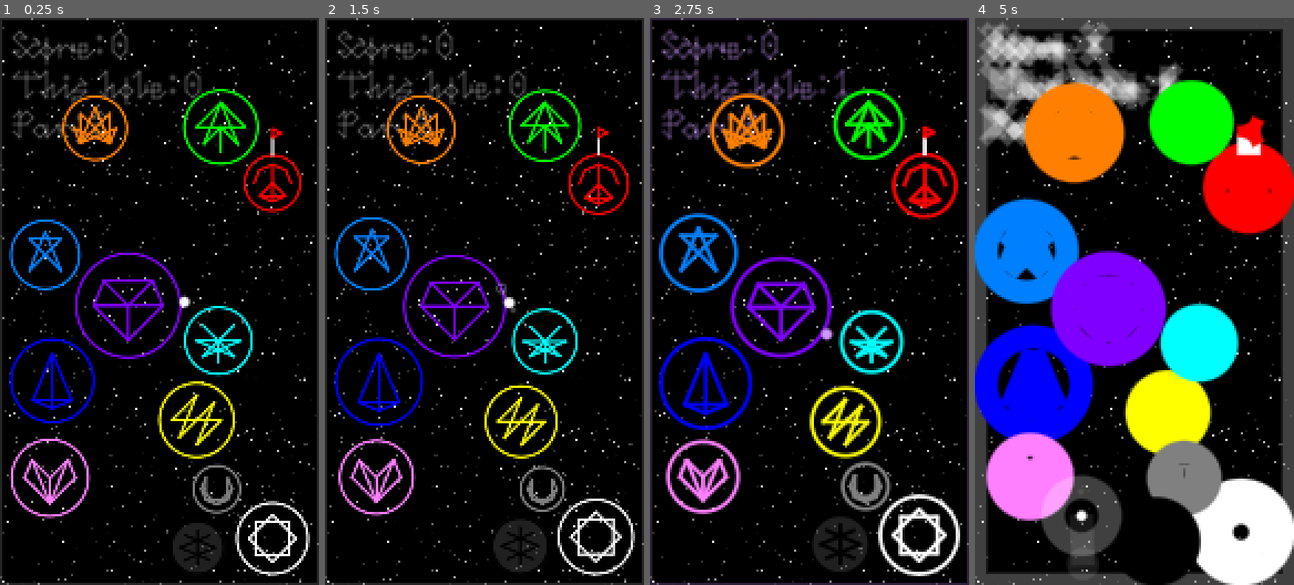
Above: before the commit, frames 1-4 (left to right).
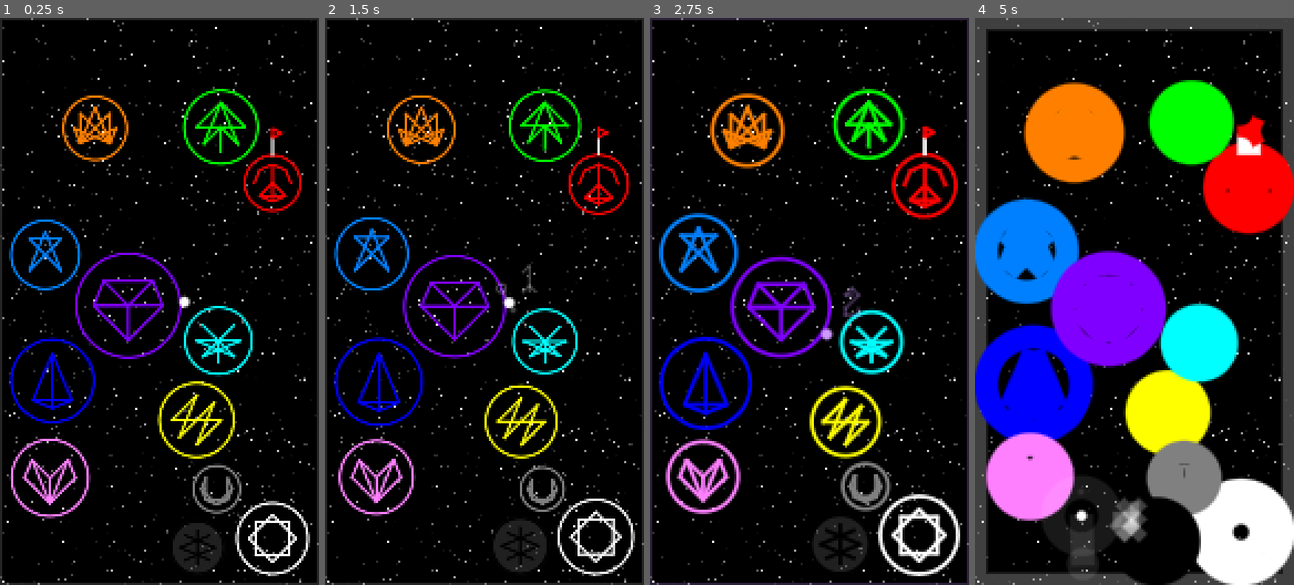
Above: after the commit, the same moments.

Repository: cursebinder22/space-golf-2d
Game: Godot game, scene res://main.tscn
Two runs of this game, one before a commit and one after it. Both use one fixed random seed, a clock stepped at 60 frames per second and the inputs below.
Inputs (mouse positions are in pixels of both pictures, inside the frame that each line leads up to):
- Up to frame 1 (0.25 s): no input
- Up to frame 2 (1.5 s): tap Enter at 0.5 s; move the mouse to (554, 273) at 0.52 s; click (554, 273) at 0.67 s; drag from (420, 329) to (468, 414) at 1.27 s
- Up to frame 3 (2.75 s): move the mouse to (841, 176) at 2.02 s; click (841, 176) at 2.17 s
- Up to frame 4 (5 s): drag from (1118, 414) to (1038, 216) at 2.77 s; move the mouse to (1230, 386) at 3.52 s; click (1230, 386) at 3.67 s; drag from (1038, 216) to (1086, 159) at 4.27 s

The runs differ from the first frame. In frame 1, 1.9% of the frame differs, in the area x 3-64%, y 2-22%; in frame 2, 2.0%; in frame 3, 2.8%; in frame 4, 8.4%, in the area x 1-66%, y 0-95%.

Commit message:
Drifting score numbers for launch and holes

Diff:
--- a/scripts/global.gd
+++ b/scripts/global.gd
@@ -284,6 +284,10 @@
 	'-': [
 		[[0,2],[2,2]],
 	],
+	'=': [
+		[[0,2],[2,2]],
+		[[0,3],[2,3]],
+	],
 	'.': [
 		[[1,4]],
 	],
--- a/scripts/main.gd
+++ b/scripts/main.gd
@@ -11,6 +11,7 @@
 var shots_this_hole: int = 0
 var score: int = 0
 var flag = Flag.new()
+var hole_text: String = ''
 
 # planets
 const ghost_black: Color = Color(.25,.25,.25,.5)
@@ -40,14 +41,18 @@
 const bloom_fade_rate: float = .01
 const anti_alias: bool = true
 const default_text_height: float = 12.0
+const text_drift_speed: float = 0.1
 const space = preload("res://space.png")
+var draw_launch_text: bool = false
+var launch_text_pos: Vector2 = Vector2.ZERO
+var draw_hole_text: bool = false
+var hole_text_pos: Vector2 = Vector2.ZERO
+var hole_text_color: Color = Color.TRANSPARENT
 var space_alpha: float = 0.0
 var space_mod: Color = Color.TRANSPARENT
 var border: Rect2 = Rect2(Vector2.ZERO, Vector2(Global.game_width, Global.game_height))
 var border_color: Color = Color.TRANSPARENT
 var ring_radius: float = 0.0
-var ring_color: Color = Color.TRANSPARENT
-var score_color = Color.TRANSPARENT
 
 # drag line
 const aim_alpha_factor: float = .25
@@ -97,7 +102,7 @@
 		if element_data[planet.element].rank == 1:
 			flag.planet = planet
 
-	# configure launch timer
+	# launch timer
 	add_child(launch_timer)
 	launch_timer.wait_time = launch_seconds
 	launch_timer.autostart = false
@@ -123,7 +128,11 @@
 			elif not cancel_launch: # else = release click
 				click_end_pos = event.position
 				launch_timer.start()
+				draw_launch_text = true
+				launch_text_pos = ball.position
+				launch_text_pos.y -= default_text_height
 				await launch_timer.timeout
+				draw_launch_text = false
 				shots_this_hole += 1
 
 				# aesthetic
@@ -144,6 +153,12 @@
 func _process(_delta: float) -> void:
 	# aesthetic
 	Global.line_width = lerp(Global.line_width, Global.true_line_width, bloom_fade_rate)
+	if draw_launch_text:
+		launch_text_pos.y -= text_drift_speed
+	if draw_hole_text:
+		hole_text_pos.x += text_drift_speed
+		if hole_text_pos.x > Global.game_width:
+			draw_hole_text = false
 
 	# fade ball color
 	ball.color.v = clamp(ball.color.v + .01, 0, 1)
@@ -193,11 +208,17 @@
 		for planet in Global.planets:
 			if planet.element == next_element:
 				# move flag to next planet and adjust score
+				score += shots_this_hole - par
+				hole_text_pos = ball.position
+				hole_text_pos.x = 0
+				hole_text_pos.y -= default_text_height
+				draw_hole_text = true
+				Global.line_width *= 2
 				flag.planet = planet
-				score += shots_this_hole - par
+				ball.color = element_data[ball.planet.element].color
+				hole_text_color = ball.color
+				hole_text = ' ' + str(shots_this_hole) + ' - ' + str(par) + ': ' + str(score)
 				shots_this_hole = 0
-				Global.line_width *= 2
-				ball.color = element_data[ball.planet.element].color
 
 	queue_redraw()
 
@@ -271,11 +292,12 @@
 
 						draw_line(p1, p2, color, Global.line_width, anti_alias)
 						max_x = max(max_x, p1.x, p2.x)
-			if max_x < Global.game_width - height:
-				next_char_x = max_x
-			else:
-				next_char_x = top_left.x
-				top_left.y += new_line
+			next_char_x = max_x
+			#if max_x < Global.game_width - height:
+				#next_char_x = max_x
+			#else:
+				#next_char_x = top_left.x
+				#top_left.y += new_line
 
 ##################
 
@@ -288,11 +310,6 @@
 	border_color.a *= aim_alpha_factor
 	draw_rect(border, border_color, false, Global.line_width, anti_alias)
 
-	# score
-	score_color = ball.color
-	score_color.a *= aim_alpha_factor
-	draw_text('Score: ' + str(score) + '\\This hole: ' + str(shots_this_hole) + '\\Par: ' + str(par), Vector2(default_text_height/2, default_text_height/2), default_text_height, score_color)
-
 	# planet rims, patterns, etc.
 	for planet in Global.planets:
 		var planet_color: Color = element_data[planet.element].color
@@ -311,10 +328,14 @@
 
 	# launch timer ring
 	ring_radius = drag_dist/2 * launch_timer.time_left / launch_seconds
-	ring_color = ball.color
-	ring_color.a *= aim_alpha_factor
-	draw_circle(ball.position, ring_radius, ring_color, false, Global.line_width, anti_alias)
+	draw_circle(ball.position, ring_radius, drag_color, false, Global.line_width, anti_alias)
 
 	# ball and flag
 	draw_circle(ball.position, ball.radius, ball.color, true, -1.0, anti_alias)
 	draw_flag()
+
+	# score
+	if draw_launch_text:
+		draw_text(' ' + str(shots_this_hole + 1), launch_text_pos, default_text_height, border_color)
+	if draw_hole_text:
+		draw_text(hole_text, hole_text_pos, default_text_height, border_color)
